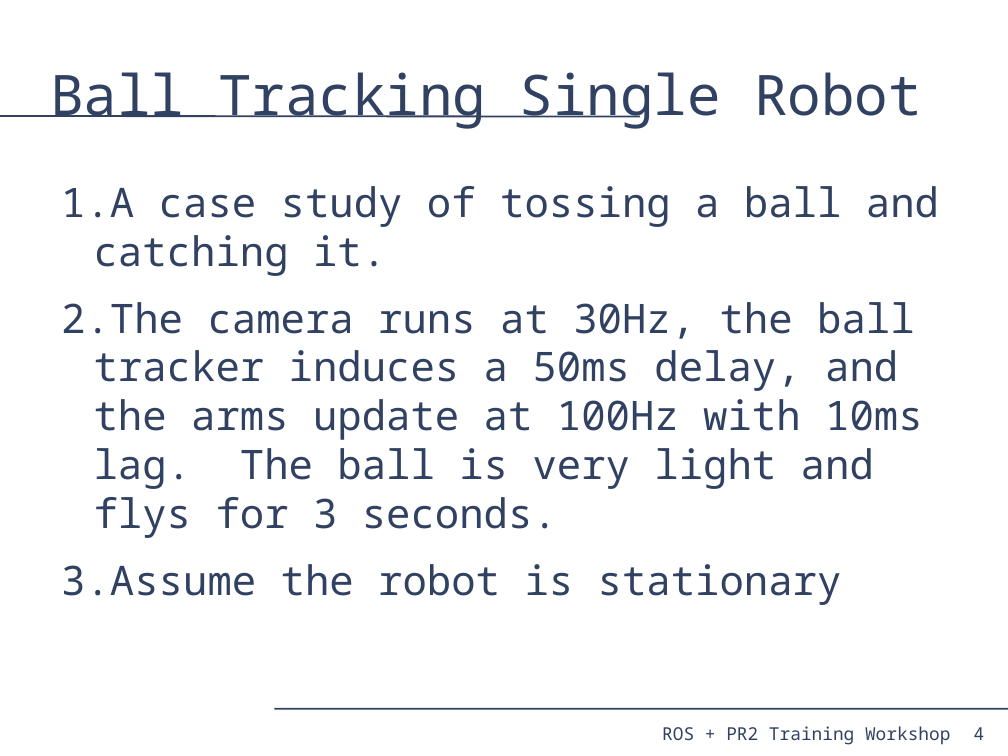
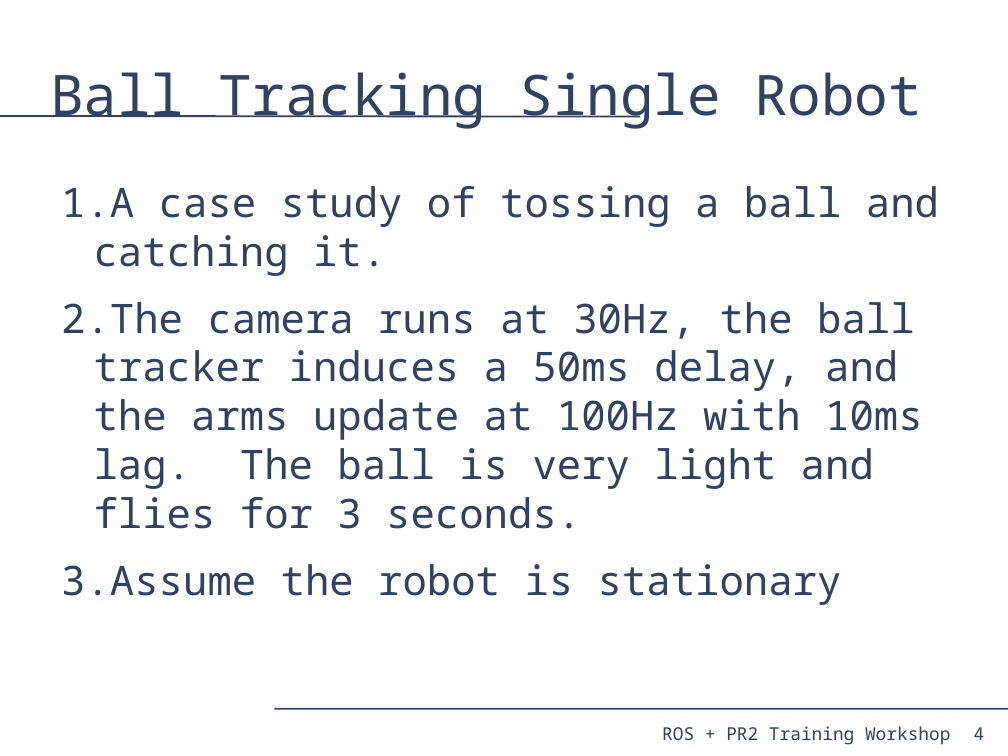
Before and after one commit to PR2/pr2_docs, a slide deck: slide 4 of pr2_training_workshop/tf/tf_training.odp. Drawn at 1008x756 pixels with LibreOffice and Linux fonts; fonts in the diff are those of the drawing. Boxes give left, top, right and bottom in pixels: in the first picture for what was removed or moved away, otherwise in the second. Text is boxed around its words. In the diff, an @@ line names an element or a change of style, - is before the commit and + after.

Commit message:
tf: Fixed some typos.

```diff
--- a/pr2_training_workshop/tf/tf_training.odp
+++ b/pr2_training_workshop/tf/tf_training.odp
@@ text at [61, 302, 923, 529]: text changed @@
-2. The camera runs at 30Hz, the ball tracker induces a 50ms delay, and the arms update at 100Hz with 10ms lag. The ball is very light and flys for 3 seconds.
+2. The camera runs at 30Hz, the ball tracker induces a 50ms delay, and the arms update at 100Hz with 10ms lag. The ball is very light and flies for 3 seconds.
```
Also in this commit, not shown: 8 other slides changed.
